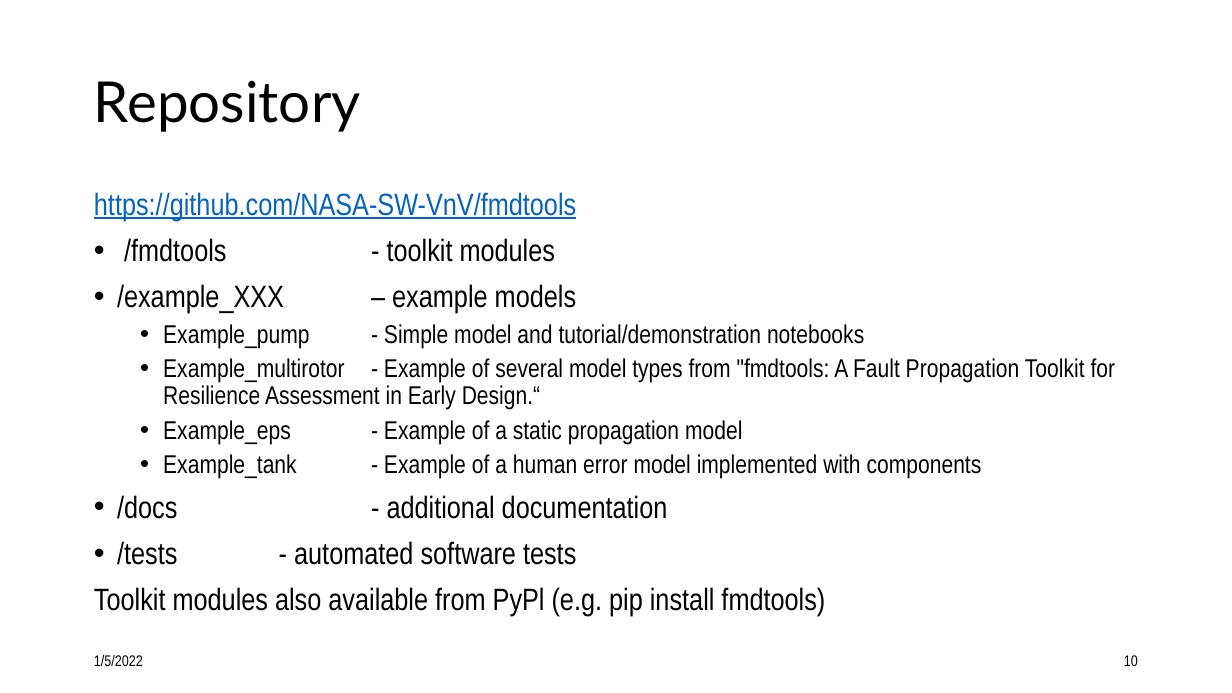
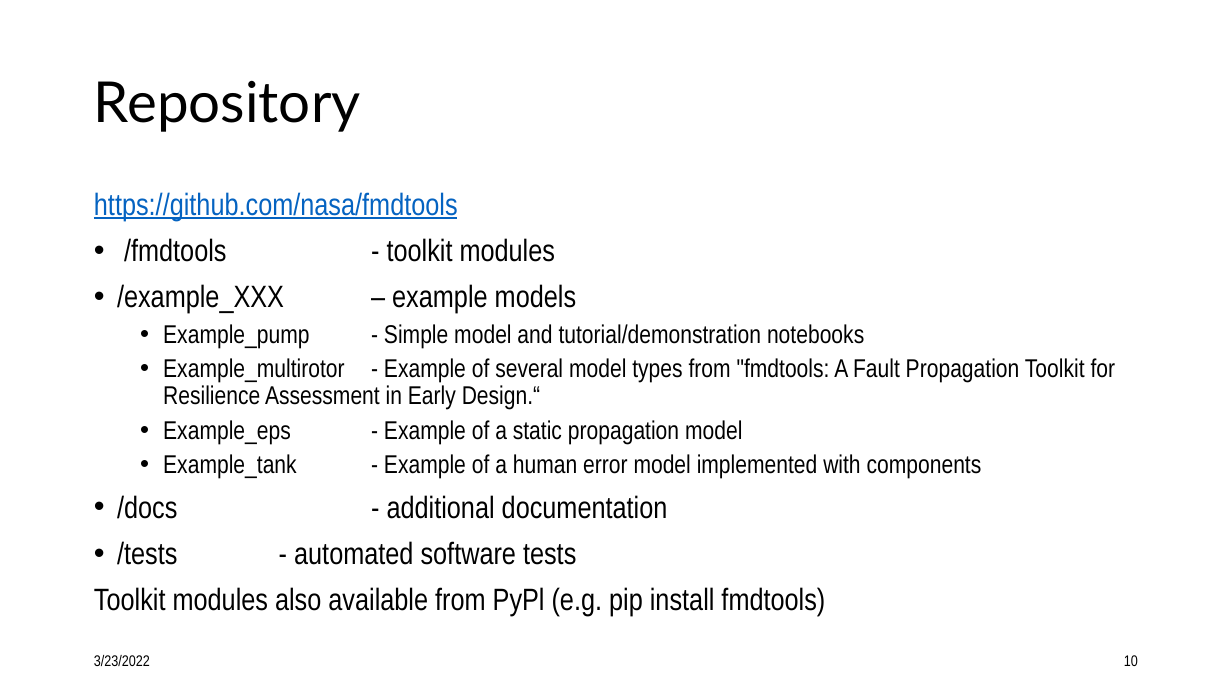
Before and after one commit to nasa/fmdtools, a slide deck: slide 10 of docs/Intro to fmdtools.pptx. Drawn at 1232x693 pixels with LibreOffice and Linux fonts; fonts in the diff are those of the drawing. Boxes give left, top, right and bottom in pixels: in the first picture for what was removed or moved away, otherwise in the second. Text is boxed around its words. In the diff, an @@ line names an element or a change of style, - is before the commit and + after.

```diff
--- a/docs/Intro to fmdtools.pptx
+++ b/docs/Intro to fmdtools.pptx
@@ text at (94, 192, 458, 221): text changed @@
-https://github.com/NASA-SW-VnV/fmdtools
+https://github.com/nasa/fmdtools
@@ text at (94, 655, 150, 666): text changed @@
-1/5/2022
+3/23/2022
```
Also in this commit, not shown: 36 other slides changed, 1 slide added, 1 slide removed.
